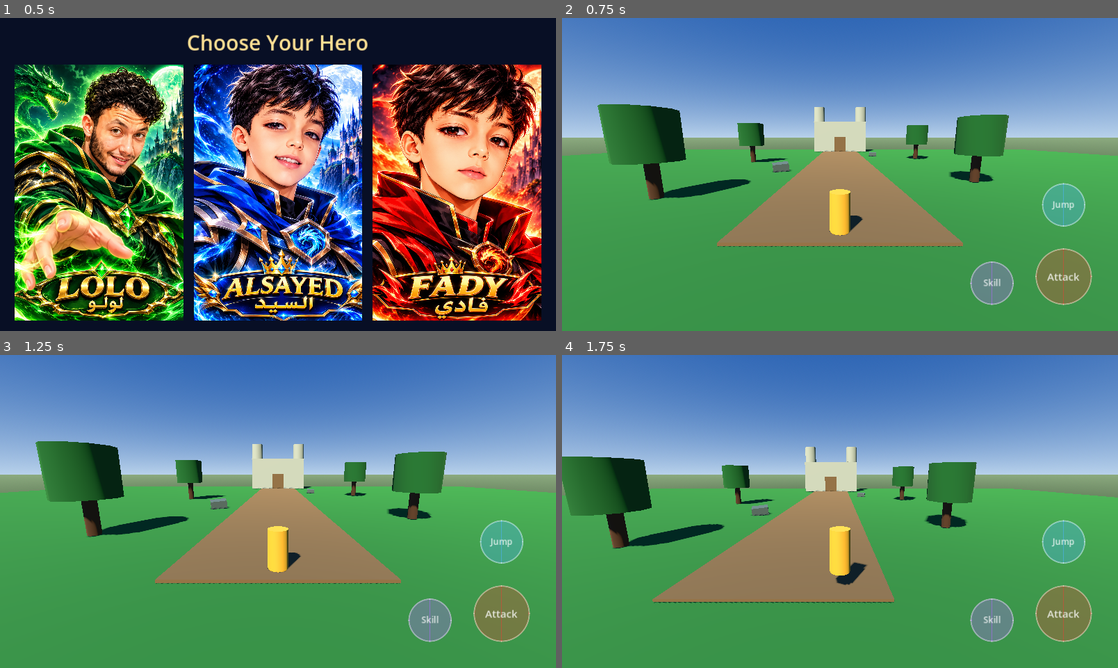
Above: before the commit, frames 1-4 (two rows, left to right).
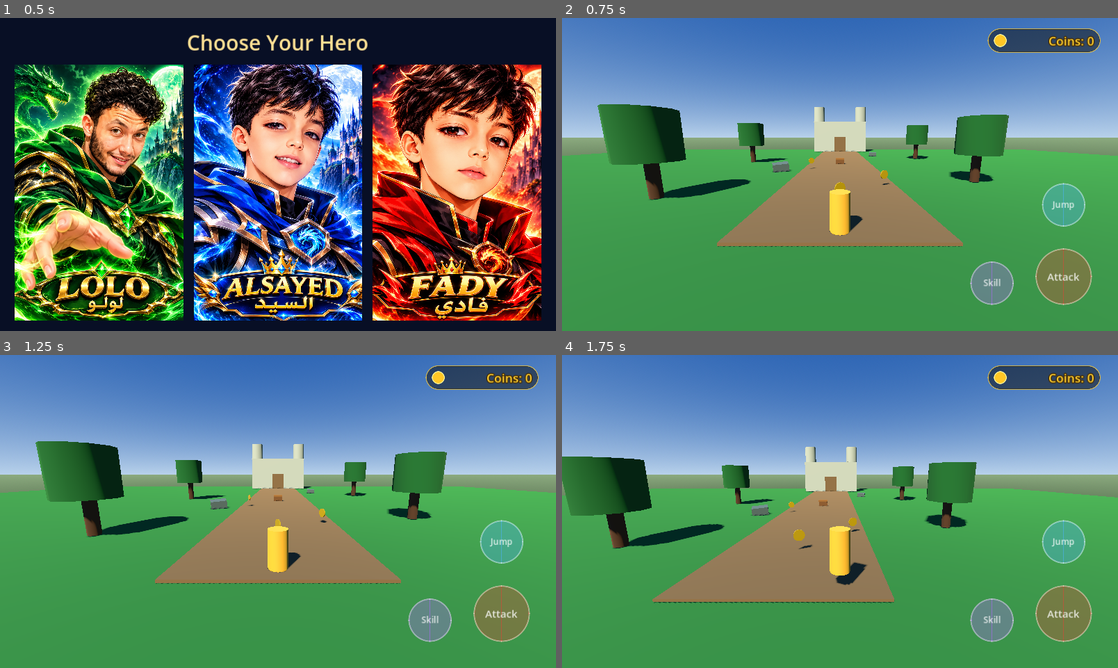
Above: after the commit, the same moments.

Repository: lolofadywaleed-hash/LostTreasureKingdom-Final
Game: Godot game, scene res://scenes/character_select.tscn
Same seed, same stepped clock (60 frames per second), same inputs: the game is played once before the commit and once after it.
Inputs (mouse positions are in pixels of both pictures, inside the frame that each line leads up to):
- Up to frame 1 (0.5 s): no input
- Up to frame 2 (0.75 s): click (662, 193) at 0.5 s
- Up to frame 3 (1.25 s): no input
- Up to frame 4 (1.75 s): move the mouse to (962, 495) at 1.27 s; hold D (move_right) from 1.28 s (still down); click (962, 495) at 1.42 s; tap Space (jump) at 1.52 s

Frame 1 is identical in both runs. In frame 2, 1.6% of the frame differs, in the area x 44-97%, y 3-55%; in frame 3, 1.6%; in frame 4, 1.7%, in the area x 40-97%, y 3-62%.

Commit message:
Add collectible coins and treasure chest rewards

Diff:
--- a/scenes/main.tscn
+++ b/scenes/main.tscn
@@ -1,7 +1,9 @@
-[gd_scene load_steps=17 format=3]
+[gd_scene load_steps=19 format=3]
 
 [ext_resource type="Script" path="res://scripts/player.gd" id="1_player"]
 [ext_resource type="PackedScene" path="res://scenes/mobile_hud.tscn" id="2_hud"]
+[ext_resource type="Script" path="res://scripts/coin.gd" id="3_coin"]
+[ext_resource type="Script" path="res://scripts/chest.gd" id="4_chest"]
 
 [sub_resource type="ProceduralSkyMaterial" id="ProceduralSkyMaterial"]
 sky_top_color = Color(0.11, 0.34, 0.68, 1)
@@ -242,3 +244,23 @@
 rotation = Vector3(0.08, -0.2, -0.06)
 size = Vector3(1.5, 0.7, 1.2)
 material = SubResource("StoneMaterial")
+
+[node name="Collectibles" type="Node3D" parent="."]
+
+[node name="Coin1" type="Area3D" parent="Collectibles"]
+position = Vector3(0, 1, 8)
+script = ExtResource("3_coin")
+
+[node name="Coin2" type="Area3D" parent="Collectibles"]
+position = Vector3(3.5, 1, 4)
+script = ExtResource("3_coin")
+
+[node name="Coin3" type="Area3D" parent="Collectibles"]
+position = Vector3(-3.5, 1, -5)
+script = ExtResource("3_coin")
+
+[node name="TreasureChest" type="CSGBox3D" parent="Collectibles"]
+position = Vector3(0, 0.35, -10)
+script = ExtResource("4_chest")
+
+[connection signal="coins_changed" from="Player" to="MobileHUD" method="update_coins"]
--- a/scenes/mobile_hud.tscn
+++ b/scenes/mobile_hud.tscn
@@ -67,6 +67,32 @@
 corner_radius_bottom_left = 50
 corner_detail = 20
 
+[sub_resource type="StyleBoxFlat" id="CoinPanelStyle"]
+bg_color = Color(0.05, 0.04, 0.02, 0.5)
+border_width_left = 2
+border_width_top = 2
+border_width_right = 2
+border_width_bottom = 2
+border_color = Color(1, 0.8, 0.2, 0.7)
+corner_radius_top_left = 28
+corner_radius_top_right = 28
+corner_radius_bottom_right = 28
+corner_radius_bottom_left = 28
+corner_detail = 20
+
+[sub_resource type="StyleBoxFlat" id="CoinIconStyle"]
+bg_color = Color(1, 0.78, 0.15, 1)
+border_width_left = 2
+border_width_top = 2
+border_width_right = 2
+border_width_bottom = 2
+border_color = Color(1, 0.95, 0.6, 1)
+corner_radius_top_left = 15
+corner_radius_top_right = 15
+corner_radius_bottom_right = 15
+corner_radius_bottom_left = 15
+corner_detail = 16
+
 [node name="MobileHUD" type="CanvasLayer"]
 layer = 10
 script = ExtResource("1_hud")
@@ -79,6 +105,46 @@
 grow_horizontal = 2
 grow_vertical = 2
 mouse_filter = 2
+
+[node name="CoinPanel" type="Panel" parent="Root"]
+layout_mode = 1
+anchors_preset = 1
+anchor_left = 1.0
+anchor_right = 1.0
+offset_left = -300.0
+offset_top = 24.0
+offset_right = -40.0
+offset_bottom = 80.0
+grow_horizontal = 0
+mouse_filter = 2
+theme_override_styles/panel = SubResource("CoinPanelStyle")
+
+[node name="CoinIcon" type="Panel" parent="Root/CoinPanel"]
+layout_mode = 0
+offset_left = 14.0
+offset_top = 13.0
+offset_right = 44.0
+offset_bottom = 43.0
+mouse_filter = 2
+theme_override_styles/panel = SubResource("CoinIconStyle")
+
+[node name="CoinLabel" type="Label" parent="Root/CoinPanel"]
+layout_mode = 1
+anchors_preset = 15
+anchor_right = 1.0
+anchor_bottom = 1.0
+offset_left = 50.0
+offset_right = -14.0
+grow_horizontal = 2
+grow_vertical = 2
+mouse_filter = 2
+theme_override_colors/font_color = Color(1, 0.82, 0.2, 1)
+theme_override_colors/font_outline_color = Color(0.25, 0.15, 0, 1)
+theme_override_constants/outline_size = 8
+theme_override_font_sizes/font_size = 28
+text = "Coins: 0"
+horizontal_alignment = 2
+vertical_alignment = 1
 
 [node name="JoystickBase" type="Panel" parent="Root"]
 visible = false
--- /dev/null
+++ b/scripts/chest.gd
@@ -0,0 +1,108 @@
+extends CSGBox3D
+
+signal opened(reward: int)
+
+@export var reward_coins: int = 10
+@export var open_on_touch: bool = false
+@export var lid_open_angle_deg: float = 110.0
+
+var _is_open := false
+var _player: Node3D = null
+var _lid_pivot: Node3D
+var _area: Area3D
+var _hint: Label3D
+
+func _ready() -> void:
+	size = Vector3(1.2, 0.7, 0.8)
+	use_collision = true
+	material = _make_wood(Color(0.45, 0.26, 0.1, 1.0))
+	_build_lid()
+	_build_area()
+	_build_hint()
+
+func _make_wood(color: Color) -> StandardMaterial3D:
+	var wood := StandardMaterial3D.new()
+	wood.albedo_color = color
+	wood.roughness = 0.85
+	return wood
+
+func _build_lid() -> void:
+	_lid_pivot = Node3D.new()
+	_lid_pivot.name = "LidPivot"
+	_lid_pivot.position = Vector3(0, 0.35, -0.4)
+	add_child(_lid_pivot)
+
+	var lid := MeshInstance3D.new()
+	lid.name = "Lid"
+	var box := BoxMesh.new()
+	box.size = Vector3(1.24, 0.2, 0.84)
+	lid.mesh = box
+	lid.position = Vector3(0, 0.1, 0.4)
+	lid.material_override = _make_wood(Color(0.55, 0.33, 0.12, 1.0))
+	_lid_pivot.add_child(lid)
+
+func _build_area() -> void:
+	_area = Area3D.new()
+	_area.name = "InteractArea"
+	_area.collision_layer = 0
+	_area.collision_mask = 1
+	_area.monitorable = false
+	var shape := CollisionShape3D.new()
+	var reach := BoxShape3D.new()
+	reach.size = Vector3(3.2, 2.0, 3.2)
+	shape.shape = reach
+	shape.position = Vector3(0, 0.4, 0.4)
+	_area.add_child(shape)
+	add_child(_area)
+	_area.body_entered.connect(_on_body_entered)
+	_area.body_exited.connect(_on_body_exited)
+
+func _build_hint() -> void:
+	_hint = Label3D.new()
+	_hint.name = "Hint"
+	_hint.text = "Attack"
+	_hint.billboard = BaseMaterial3D.BILLBOARD_ENABLED
+	_hint.no_depth_test = true
+	_hint.pixel_size = 0.01
+	_hint.font_size = 48
+	_hint.outline_size = 12
+	_hint.position = Vector3(0, 1.5, 0)
+	_hint.visible = false
+	add_child(_hint)
+
+func _on_body_entered(body: Node3D) -> void:
+	if _is_open or not body.has_method("add_coins"):
+		return
+	_player = body
+	if open_on_touch:
+		_open()
+		return
+	if body.has_signal("attacked") and not body.is_connected("attacked", _on_player_attacked):
+		body.connect("attacked", _on_player_attacked)
+	_hint.visible = true
+
+func _on_body_exited(body: Node3D) -> void:
+	if body != _player:
+		return
+	if body.is_connected("attacked", _on_player_attacked):
+		body.disconnect("attacked", _on_player_attacked)
+	_player = null
+	_hint.visible = false
+
+func _on_player_attacked() -> void:
+	_open()
+
+func _open() -> void:
+	if _is_open:
+		return
+	_is_open = true
+	_hint.visible = false
+	_area.set_deferred("monitoring", false)
+	if _player != null:
+		if _player.is_connected("attacked", _on_player_attacked):
+			_player.disconnect("attacked", _on_player_attacked)
+		_player.call("add_coins", reward_coins)
+	var tween := create_tween()
+	tween.tween_property(_lid_pivot, "rotation:x", -deg_to_rad(lid_open_angle_deg), 0.5) \
+		.set_trans(Tween.TRANS_BACK).set_ease(Tween.EASE_OUT)
+	opened.emit(reward_coins)
--- /dev/null
+++ b/scripts/coin.gd
@@ -0,0 +1,61 @@
+extends Area3D
+
+@export var value: int = 1
+@export var spin_speed: float = 3.0
+@export var bob_height: float = 0.12
+@export var bob_speed: float = 2.5
+
+var _collected := false
+var _base_y := 0.0
+var _time := 0.0
+
+func _ready() -> void:
+	collision_layer = 0
+	collision_mask = 1
+	monitorable = false
+	_base_y = position.y
+	_time = randf() * TAU
+
+	if get_node_or_null("CoinMesh") == null:
+		var coin_mesh := MeshInstance3D.new()
+		coin_mesh.name = "CoinMesh"
+		var cylinder := CylinderMesh.new()
+		cylinder.top_radius = 0.35
+		cylinder.bottom_radius = 0.35
+		cylinder.height = 0.08
+		cylinder.radial_segments = 24
+		cylinder.rings = 1
+		coin_mesh.mesh = cylinder
+		coin_mesh.rotation_degrees = Vector3(90, 0, 0)
+		var gold := StandardMaterial3D.new()
+		gold.albedo_color = Color(1.0, 0.78, 0.15, 1.0)
+		gold.metallic = 0.8
+		gold.roughness = 0.3
+		gold.emission_enabled = true
+		gold.emission = Color(0.6, 0.4, 0.0, 1.0)
+		gold.emission_energy_multiplier = 0.4
+		coin_mesh.material_override = gold
+		add_child(coin_mesh)
+
+	if get_node_or_null("CollisionShape3D") == null:
+		var collision := CollisionShape3D.new()
+		collision.name = "CollisionShape3D"
+		var sphere := SphereShape3D.new()
+		sphere.radius = 0.55
+		collision.shape = sphere
+		add_child(collision)
+
+	body_entered.connect(_on_body_entered)
+
+func _process(delta: float) -> void:
+	_time += delta
+	rotate_y(spin_speed * delta)
+	position.y = _base_y + sin(_time * bob_speed) * bob_height
+
+func _on_body_entered(body: Node3D) -> void:
+	if _collected or not body.has_method("add_coins"):
+		return
+	_collected = true
+	set_deferred("monitoring", false)
+	body.call("add_coins", value)
+	queue_free()
--- a/scripts/mobile_hud.gd
+++ b/scripts/mobile_hud.gd
@@ -12,12 +12,15 @@
 @onready var attack_button: Control = $Root/AttackButton
 @onready var jump_button: Control = $Root/JumpButton
 @onready var skill_button: Control = $Root/SkillButton
+@onready var coin_panel: Control = $Root/CoinPanel
+@onready var coins_label: Label = $Root/CoinPanel/CoinLabel
 
 var _buttons: Dictionary = {}
 var _button_touches: Dictionary = {}
 var _joystick_touch := -1
 var _joystick_center := Vector2.ZERO
 var _move_vector := Vector2.ZERO
+var _coin_tween: Tween
 
 
 func _ready() -> void:
@@ -34,6 +37,7 @@
 		node.pivot_offset = node.size * 0.5
 		_set_button_pressed(action_name, false)
 	joystick_base.visible = false
+	coins_label.text = "Coins: 0"
 
 func _exit_tree() -> void:
 	_reset_all()
@@ -41,6 +45,16 @@
 func _notification(what: int) -> void:
 	if what == NOTIFICATION_APPLICATION_FOCUS_OUT:
 		_reset_all()
+
+func update_coins(amount: int) -> void:
+	coins_label.text = "Coins: %d" % amount
+	if _coin_tween != null and _coin_tween.is_valid():
+		_coin_tween.kill()
+	coin_panel.pivot_offset = coin_panel.size * 0.5
+	coin_panel.scale = Vector2.ONE
+	_coin_tween = create_tween()
+	_coin_tween.tween_property(coin_panel, "scale", Vector2(1.15, 1.15), 0.08)
+	_coin_tween.tween_property(coin_panel, "scale", Vector2.ONE, 0.12)
 
 func _unhandled_input(event: InputEvent) -> void:
 	if event is InputEventScreenTouch:
--- a/scripts/player.gd
+++ b/scripts/player.gd
@@ -2,17 +2,24 @@
 
 signal attacked
 signal skill_used
+signal coins_changed(total: int)
 
 @export var speed: float = 5.5
 @export var jump_velocity: float = 5.0
 @export var gravity: float = 14.0
 @export var kill_height: float = -20.0
 
+var coins_collected: int = 0
 var _spawn_position := Vector3.ZERO
 
 
 func _ready() -> void:
 	_spawn_position = global_position
+
+func add_coins(amount: int) -> void:
+	coins_collected += amount
+	coins_changed.emit(coins_collected)
+	print("Coins collected: %d (+%d)" % [coins_collected, amount])
 
 func _physics_process(delta: float) -> void:
 	if global_position.y < kill_height:
Not shown: 1 places in scenes/mobile_hud.tscn that only renumber resources
